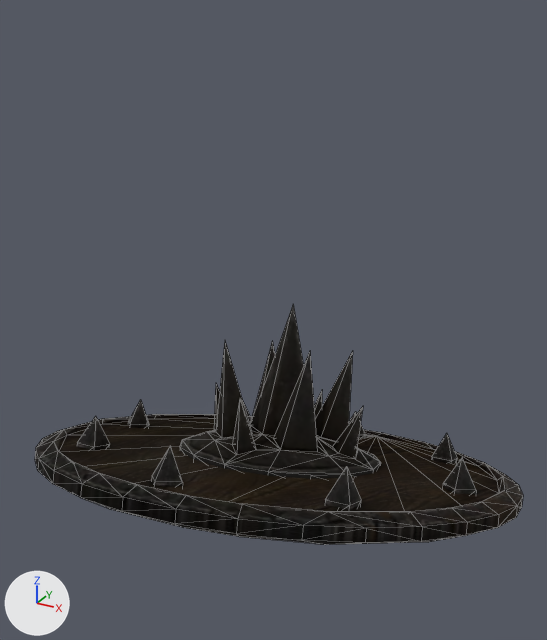
An edit to the glTF model assets/models/ITAR_NEWSHIELD_02.glb, drawn before and after from the same camera.
Before and after are seen from a 50 mm lens placed at (0.439, -0.688, 0.645), pointed at (-0.001, 0.111, 0.246). The lights are fixed; the arrows at lower left show +X, +Y and +Z. Mesh edges are drawn as thin lines. Vertices at the same position are counted once.
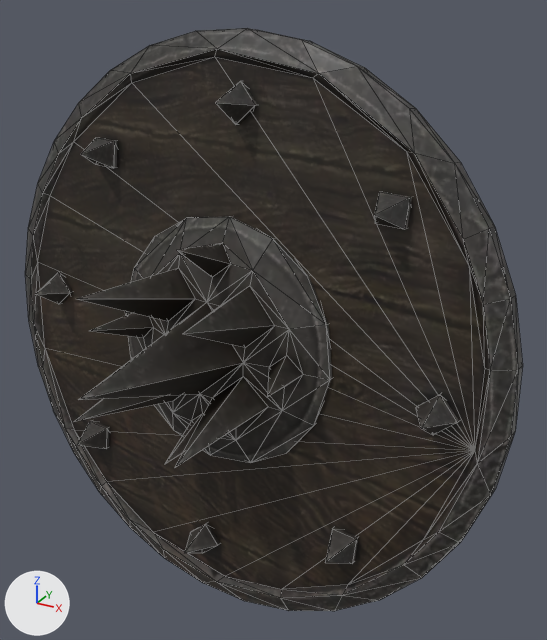
What differs and where, as boxes (x1, y1, x2, y2) in the pictures (547 x 640 px):
'Mesh', surface changed, reshaped (141% taller): before (35, 304, 523, 545); after (25, 28, 523, 611)

The edits, one by one:
In material 'SPIKEDSHIELD' (mat_spikedshield), metallic goes from 1.0 to 0.0.
In material 'SPIKEDSHIELD' (mat_spikedshield), roughness goes from 1.0 to 0.5.
me_mesh has 379 vertices, 688 faces and spans x -0.344..0.334, y -0.185..0.451, z -0.132..0.222.
me_mesh is used by ob_mesh; location (0.0, 0.0, 0.0).
me_mesh part 1: the whole mesh is multiplied about its middle by the matrix ((0.022, 0.893, -0.45), (-0.018, -0.449, -0.893), (-1.0, 0.028, 0.006)), then moved by (-0.01, -0.173, 0.223).
